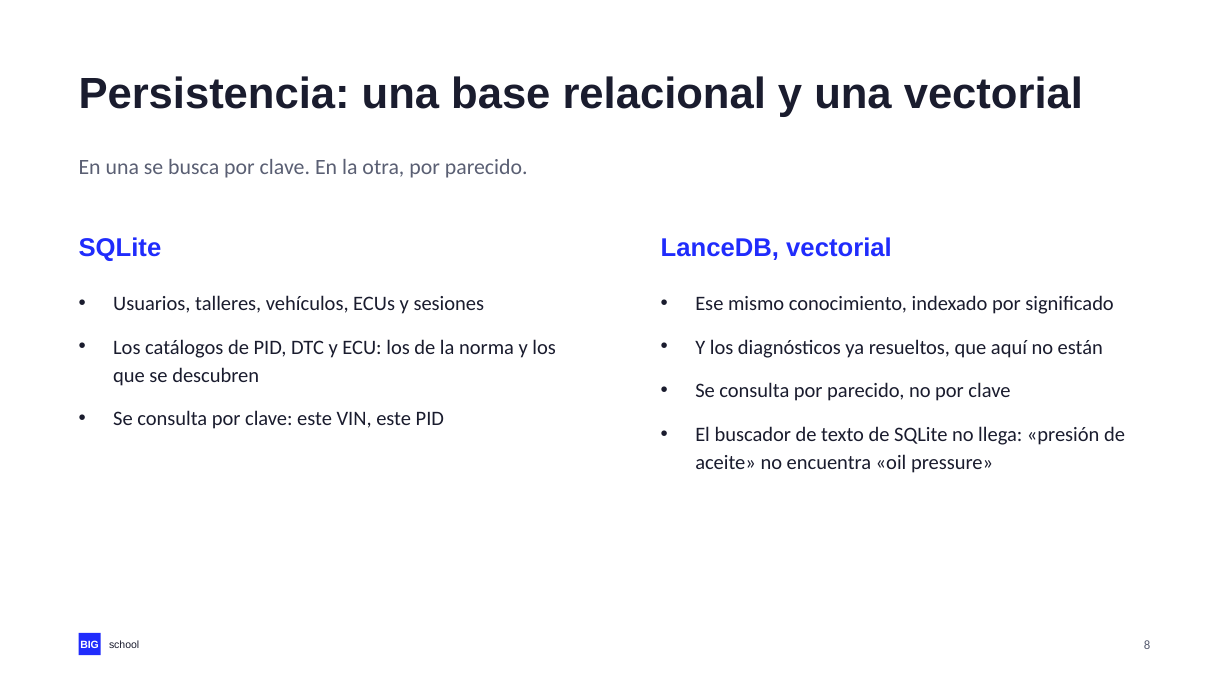
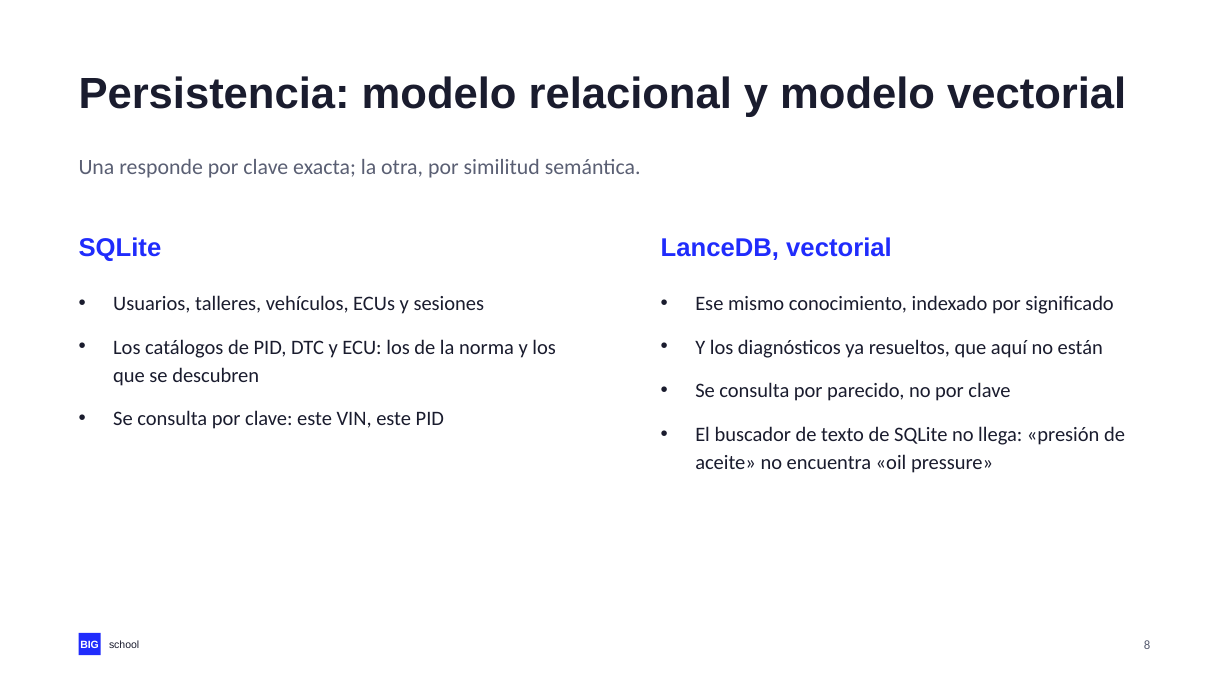
Before and after one commit to NovilloQuinta/intelligent-automotive-diagnostics, a slide deck: slide 8 of docs/presentacion/tfm-intelligent-automotive-diagnostics.pptx. Drawn at 1232x693 pixels with LibreOffice and Linux fonts; fonts in the diff are those of the drawing. Boxes give left, top, right and bottom in pixels: in the first picture for what was removed or moved away, otherwise in the second. Text is boxed around its words. In the diff, an @@ line names an element or a change of style, - is before the commit and + after.

```diff
--- a/docs/presentacion/tfm-intelligent-automotive-diagnostics.pptx
+++ b/docs/presentacion/tfm-intelligent-automotive-diagnostics.pptx
@@ text at (79, 76, 1126, 117): text changed @@
-Persistencia: una base relacional y una vectorial
+Persistencia: modelo relacional y modelo vectorial
@@ text at (79, 159, 641, 178): text changed @@
-En una se busca por clave. En la otra, por parecido.
+Una responde por clave exacta; la otra, por similitud semántica.
```
Also in this commit, not shown: 14 other slides changed, 3 other files.
